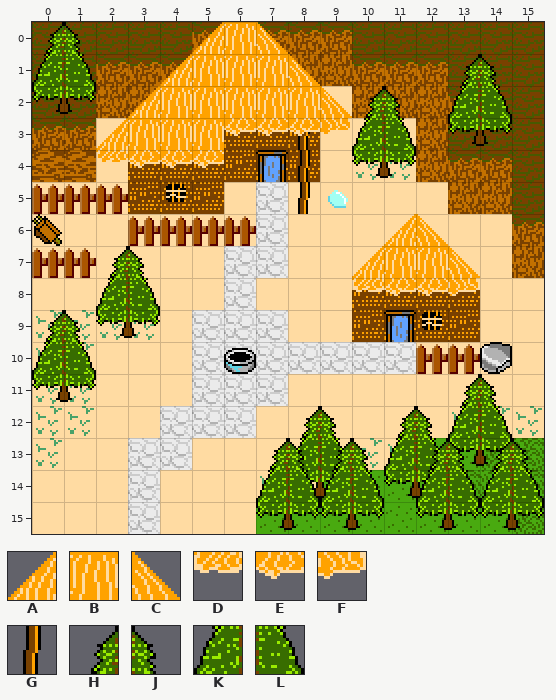
Tiled map -- maps/mountain_village.tmx. The picture above was drawn from the file before the commit.
Cells are 16x16 px. Shown: x 0..15, y 0..15.
Key: from "tiled_tileset": A 105, B 106, C 107, D 121, E 122, F 123, G 138, H 187, J 188, K 203, L 204.
_ is an empty cell, # one hidden under a higher layer.
Layers that did not change in this view are not listed.
Layer "overfloor" before, first column x 0:
 0 _____ABC________
 1 ____A#BBC_______
 2 ___ABB#BBC______
 3 __ABBB__G_______
 4 __DEEE__G_______
 5 ________G_______
 6 ___________AC___
 7 __________ABBC__
 8 __________DEEF__
 9 ________________
10 ________________
11 ________________
12 ________________
13 ________________
14 ________________
15 ________________
Layer "ceiling" before, first column x 0:
 0 HJ______________
 1 KL___________HJ_
 2 __________HJ_KL_
 3 __________KL____
 4 ________________
 5 ________________
 6 ________________
 7 __HJ____________
 8 __KL____________
 9 HJ______________
10 KL______________
11 _____________HJ_
12 ________HJ_HJKL_
13 _______HJHJKHJHJ
14 _______KLKL_KLKL
15 ________________
New version:
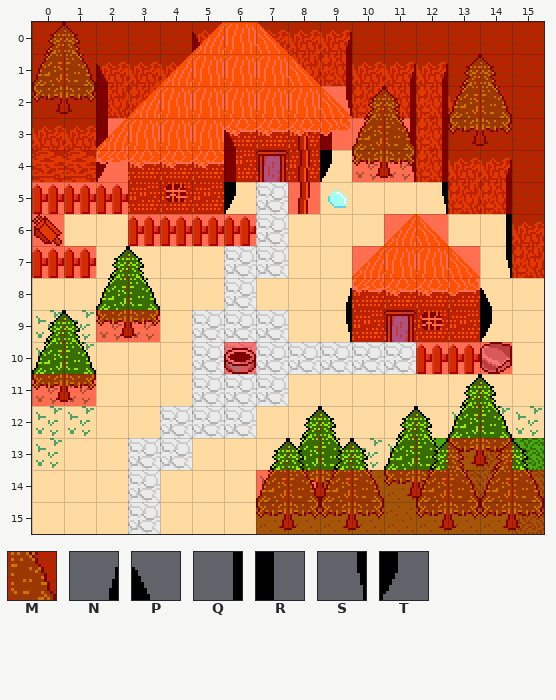
Further tiles: from "overworld_tileset": M 1; from "tiled_tileset": N 160, P 161, Q 176, R 177, S 192, T 193.
See-through tiles are keyed as they look on the map.
From old to new:
{"where": "layer \"overfloor\""}
{"y":0,"x":5,"old":"A","new":"P"}
{"y":0,"x":9,"old":"_","new":"N"}
{"y":1,"x":2,"old":"_","new":"P"}
{"y":1,"x":9,"old":"_","new":"Q"}
{"y":1,"x":11,"old":"__","new":"NN"}
{"y":2,"x":2,"old":"_","new":"R"}
{"y":2,"x":9,"old":"C","new":"S"}
{"y":2,"x":11,"old":"__","new":"QQ"}
{"y":3,"x":2,"old":"A","new":"R"}
{"y":3,"x":6,"old":"_","new":"P"}
{"y":3,"x":9,"old":"_","new":"R"}
{"y":3,"x":11,"old":"__","new":"QQ"}
{"y":4,"x":2,"old":"D","new":"T"}
{"y":4,"x":6,"old":"_","new":"R"}
{"y":4,"x":9,"old":"_","new":"T"}
{"y":4,"x":11,"old":"__","new":"SQ"}
{"y":4,"x":14,"old":"_","new":"N"}
{"y":5,"x":6,"old":"_","new":"T"}
{"y":5,"x":12,"old":"_","new":"S"}
{"y":5,"x":14,"old":"_","new":"Q"}
{"y":6,"x":14,"old":"_","new":"Q"}
{"y":7,"x":14,"old":"_","new":"S"}
{"y":8,"x":9,"old":"_","new":"N"}
{"y":8,"x":14,"old":"_","new":"P"}
{"y":9,"x":9,"old":"_","new":"S"}
{"y":9,"x":14,"old":"_","new":"T"}
{"where": "layer \"ceiling\""}
{"y":0,"x":5,"old":"_","new":"A"}
{"y":2,"x":9,"old":"_","new":"C"}
{"y":3,"x":2,"old":"_","new":"A"}
{"y":4,"x":2,"old":"_","new":"D"}
{"where": "layer \"obstacle\""}
{"y":0,"x":0,"old":"________________","new":"MMMMMMMMMMMMMMMM"}
{"y":1,"x":0,"old":"________________","new":"MMMMMMMMMMMMMMMM"}
{"y":2,"x":0,"old":"________________","new":"MMMMMMMMMMMMMMMM"}
{"y":3,"x":0,"old":"________________","new":"MMMMMMMMMMMMMMMM"}
{"y":4,"x":0,"old":"_________","new":"MMMMMMMMM"}
{"y":4,"x":10,"old":"______","new":"MMMMMM"}
{"y":5,"x":0,"old":"______","new":"MMMMMM"}
{"y":5,"x":8,"old":"_","new":"M"}
{"y":5,"x":13,"old":"___","new":"MMM"}
{"y":6,"x":0,"old":"_","new":"M"}
{"y":6,"x":3,"old":"____","new":"MMMM"}
{"y":6,"x":11,"old":"__","new":"MM"}
{"y":6,"x":15,"old":"_","new":"M"}
{"y":7,"x":0,"old":"__","new":"MM"}
{"y":7,"x":10,"old":"____","new":"MMMM"}
{"y":7,"x":15,"old":"_","new":"M"}
{"y":8,"x":10,"old":"____","new":"MMMM"}
{"y":9,"x":2,"old":"__","new":"MM"}
{"y":9,"x":10,"old":"____","new":"MMMM"}
{"y":10,"x":6,"old":"_","new":"M"}
{"y":10,"x":12,"old":"___","new":"MMM"}
{"y":11,"x":0,"old":"__","new":"MM"}
{"y":13,"x":13,"old":"__","new":"MM"}
{"y":14,"x":7,"old":"_________","new":"MMMMMMMMM"}
{"y":15,"x":7,"old":"_________","new":"MMMMMMMMM"}
{"label":"changed","picture_box":[32,22,544,374]}
{"label":"added","picture_box":[32,374,96,406]}
{"label":"added","picture_box":[256,438,544,534]}
